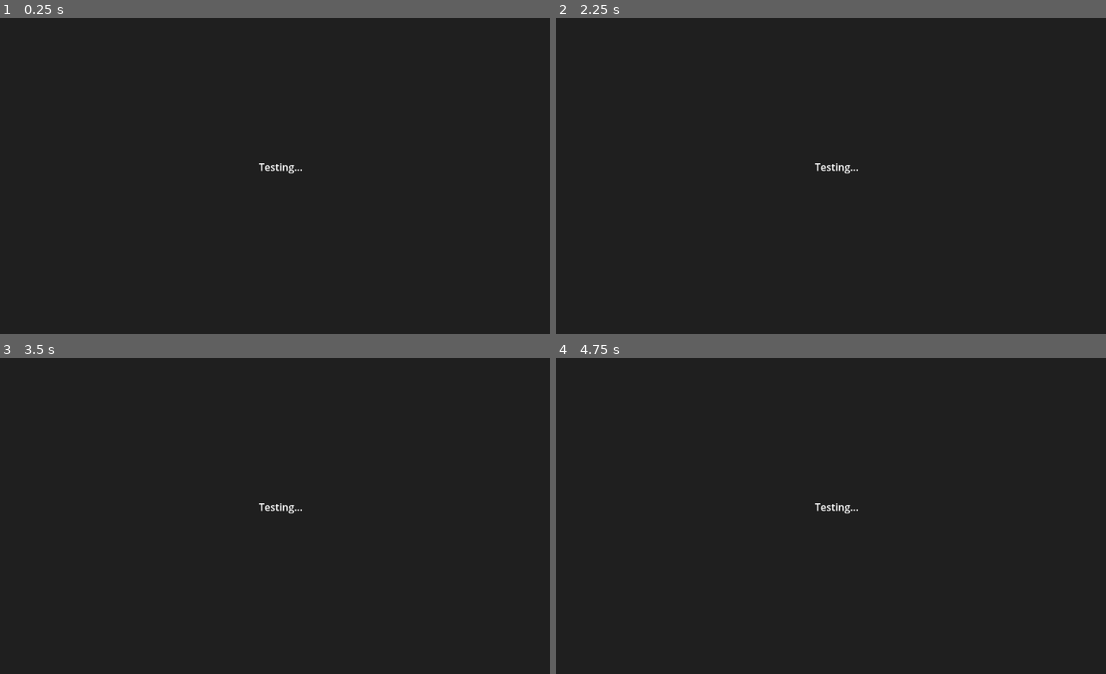
Above: before the commit, frames 1-4 (two rows, left to right).
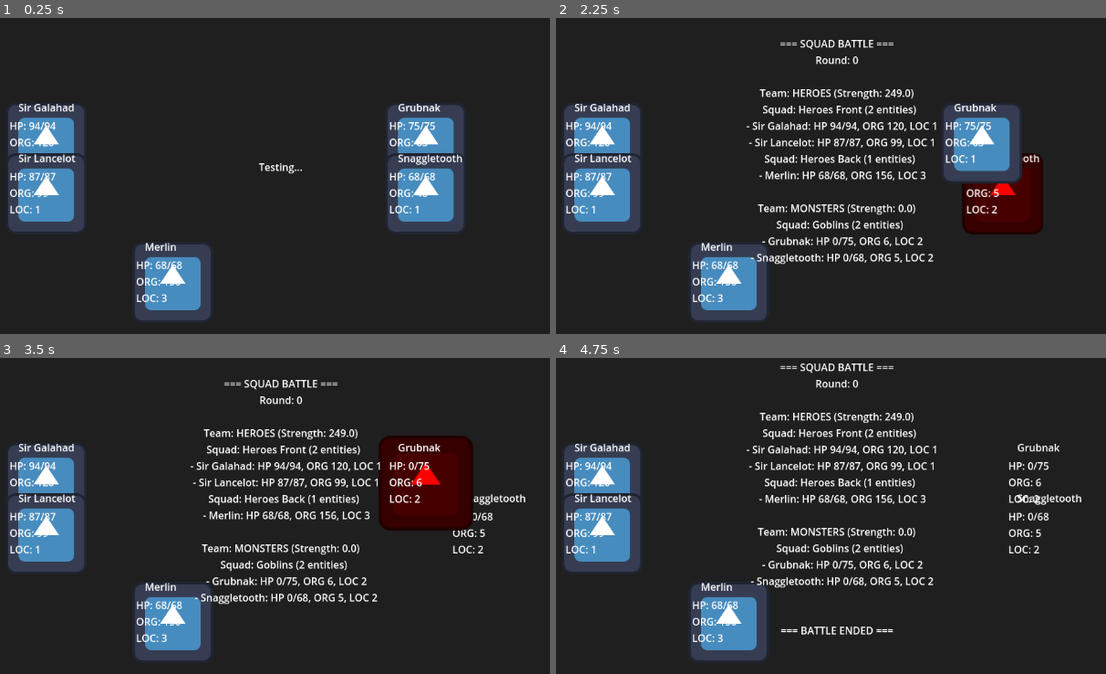
Above: after the commit, the same moments.

Repository: Jack41784090/try-1-gd
Game: Godot game, scene res://scenes/demos/squad_battle_demo.tscn
The game is run twice, just before and just after one commit, with the same random seed, the same clock (stepped at 60 frames per second) and the same inputs. This scene is started directly instead of the project's main scene. The engine's default icon, where the game draws it, is replaced by a stand-in: a white triangle on a blue panel in a dark square.
Inputs:
- Up to frame 1 (0.25 s): no input
- Up to frame 2 (2.25 s): tap Enter at 0.5, 2 s; tap Space at 1.25 s
- Up to frame 3 (3.5 s): no input
- Up to frame 4 (4.75 s): no input

The runs differ from the first frame. In frame 1, 14% of the frame differs, in the area x 1-85%, y 27-96%; in frame 2, 19%, in the area x 1-89%, y 6-96%; in frame 3, 19%; in frame 4, 14%.
Error before the commit: Parse Error: Cannot find member "EntityBaseStats" in base "SquadBattleTypes". (res://src/demos/squad_battle_demo.gd:20)
Error after the commit: Invalid call. Nonexistent function 'emitSignal' in base 'Node2D (StatusEffectEventBus.gd)'. (res://src/squad_battle/clash/one_clash.gd:98)

Commit message:
Update squad_battle_demo to remove Types prefix

Diff:
--- a/src/demos/squad_battle_demo.gd
+++ b/src/demos/squad_battle_demo.gd
@@ -17,12 +17,12 @@
 	print("Squad Battle Demo Started!")
 
 func setup_battle():
-	var entity_stats1 = Types.EntityBaseStats.new("warrior1", 15, 12, 10, 10, 12, 8, 8, 10, 9, 8, 12, 14)
-	var entity_stats2 = Types.EntityBaseStats.new("warrior2", 14, 11, 9, 11, 11, 9, 7, 9, 8, 9, 11, 13)
-	var entity_stats3 = Types.EntityBaseStats.new("mage1", 8, 10, 8, 9, 9, 16, 14, 12, 10, 11, 13, 10)
+	var entity_stats1 = EntityBaseStats.new("warrior1", 15, 12, 10, 10, 12, 8, 8, 10, 9, 8, 12, 14)
+	var entity_stats2 = EntityBaseStats.new("warrior2", 14, 11, 9, 11, 11, 9, 7, 9, 8, 9, 11, 13)
+	var entity_stats3 = EntityBaseStats.new("mage1", 8, 10, 8, 9, 9, 16, 14, 12, 10, 11, 13, 10)
 
-	var entity_stats4 = Types.EntityBaseStats.new("goblin1", 12, 10, 11, 12, 10, 6, 6, 7, 6, 7, 9, 11)
-	var entity_stats5 = Types.EntityBaseStats.new("goblin2", 11, 9, 10, 11, 9, 6, 5, 6, 7, 6, 8, 10)
+	var entity_stats4 = EntityBaseStats.new("goblin1", 12, 10, 11, 12, 10, 6, 6, 7, 6, 7, 9, 11)
+	var entity_stats5 = EntityBaseStats.new("goblin2", 11, 9, 10, 11, 9, 6, 5, 6, 7, 6, 8, 10)
 
 	var squad1_config = {
 		"name": "Heroes Front",
